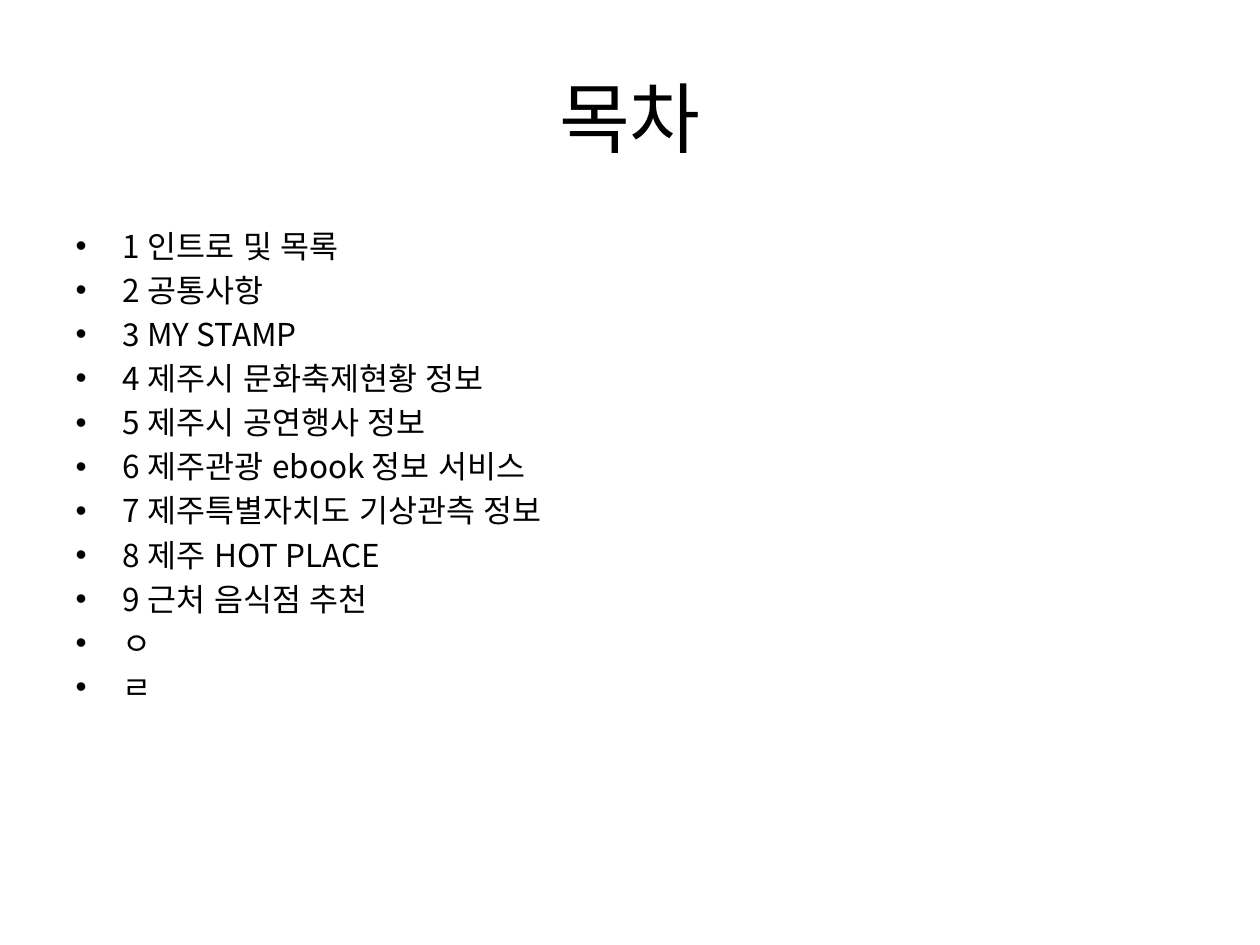
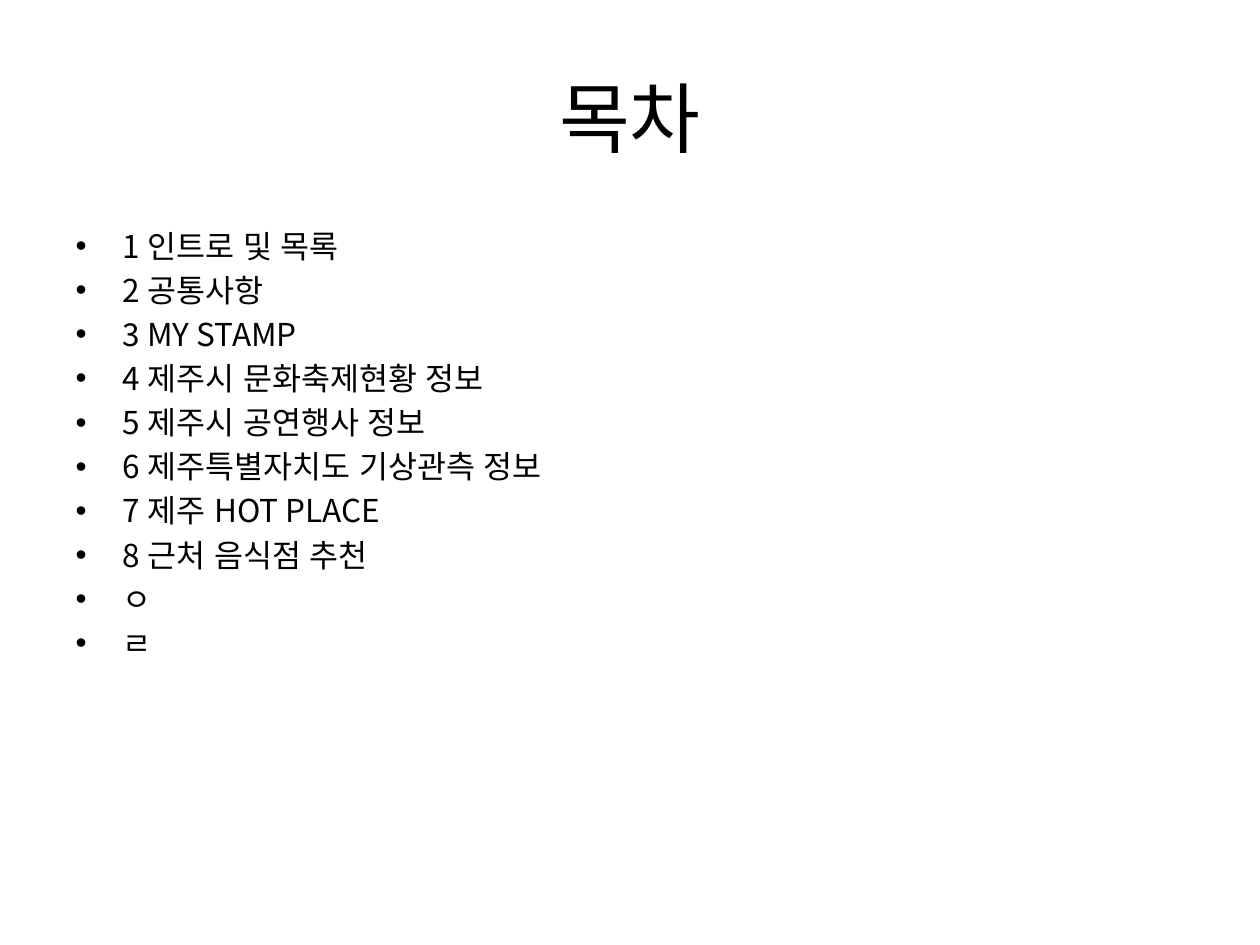
Before and after one commit to Seo-Sang-Eun/test01, a slide deck: slide 2 of Project Info/ui.pptx. Drawn at 1260x945 pixels with LibreOffice and Linux fonts; fonts in the diff are those of the drawing. Boxes give left, top, right and bottom in pixels: in the first picture for what was removed or moved away, otherwise in the second. Text is boxed around its words. In the diff, an @@ line names an element or a change of style, - is before the commit and + after.

Commit message:
관련정보 업데이트
ppt 업데이트
txt -> 엑셀

```diff
--- a/Project Info/ui.pptx
+++ b/Project Info/ui.pptx
@@ text at bbox=[123, 452, 542, 570]: text changed @@
-• 6 제주관광 ebook 정보 서비스
-• 7 제주특별자치도 기상관측 정보
-• 8 제주 HOT PLACE
-• 9 근처 음식점 추천
+• 6 제주특별자치도 기상관측 정보
+• 7 제주 HOT PLACE
+• 8 근처 음식점 추천
```
Also in this commit, not shown: 3 other slides changed, 1 slide removed, 2 other files.
